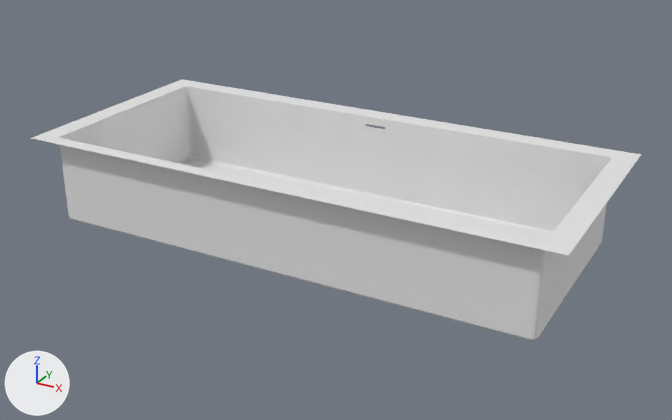
Renders of the glTF model public/models-new/UB-05-XL.glb from each side of a commit.
Both versions are drawn from a camera (50 mm lens) standing at (0.837, -1.485, 0.794) and looking at (0.021, -0.002, 0.052). Arrows for +X, +Y and +Z are at lower left; the lights stay in place. The older version comes first. Where no turn or scale is listed for an object, it has been applied to the vertices. Vertices at exactly the same position are counted once.

Objects in the first picture: 'connector', 'sink'.
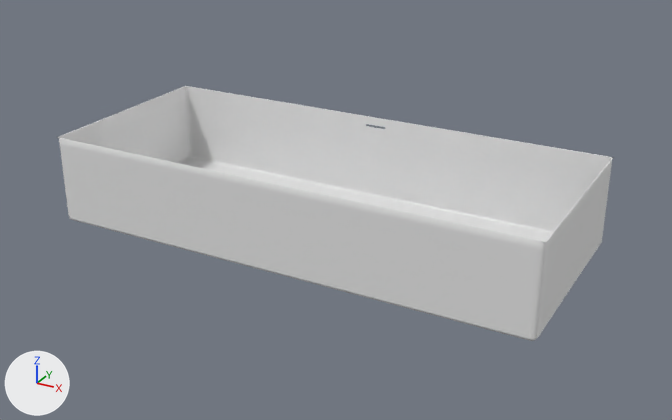
Where the newer file only moved an object's origin or applied its transform, the numbers keep the older frame.

Boxes (x1, y1, x2, y2) around the edits, measured in the pictures (672 x 420 px):
'connector', reshaped (9% narrower, 11% shorter): before (32, 79, 641, 255); after (57, 86, 614, 242)

Edits to the bpy script that builds the scene:
```text
Change me_mesh_001:
    used by ob_connector; location = (0.0, 0.0, 0.0)
    remove me_mesh_001.from_pydata(...)  # 88 vertices, 88 faces; spans x -0.542..0.543, y -0.239..0.251, z 0.18
    remove me_mesh_001.materials.append(mat_connector)  # white #e7e7e7
    add me_mesh_001.from_pydata(...)  # 96 vertices, 82 faces; spans x -0.5..0.5, y -0.21..0.21, z 0.18
    me_mesh_001 part 1
    40 vertices are removed from x -0.542..0.543, y -0.239..0.251, z 0.18
    82 faces are deleted
    13 vertices move from x -0.542..0.543, y -0.239..0.251, z 0.18 to x -0.5..0.5, y -0.21..0.21, z 0.18
    48 vertices are added at x -0.5..0.5, y -0.21..0.21, z 0.18
    76 new faces join them
```
